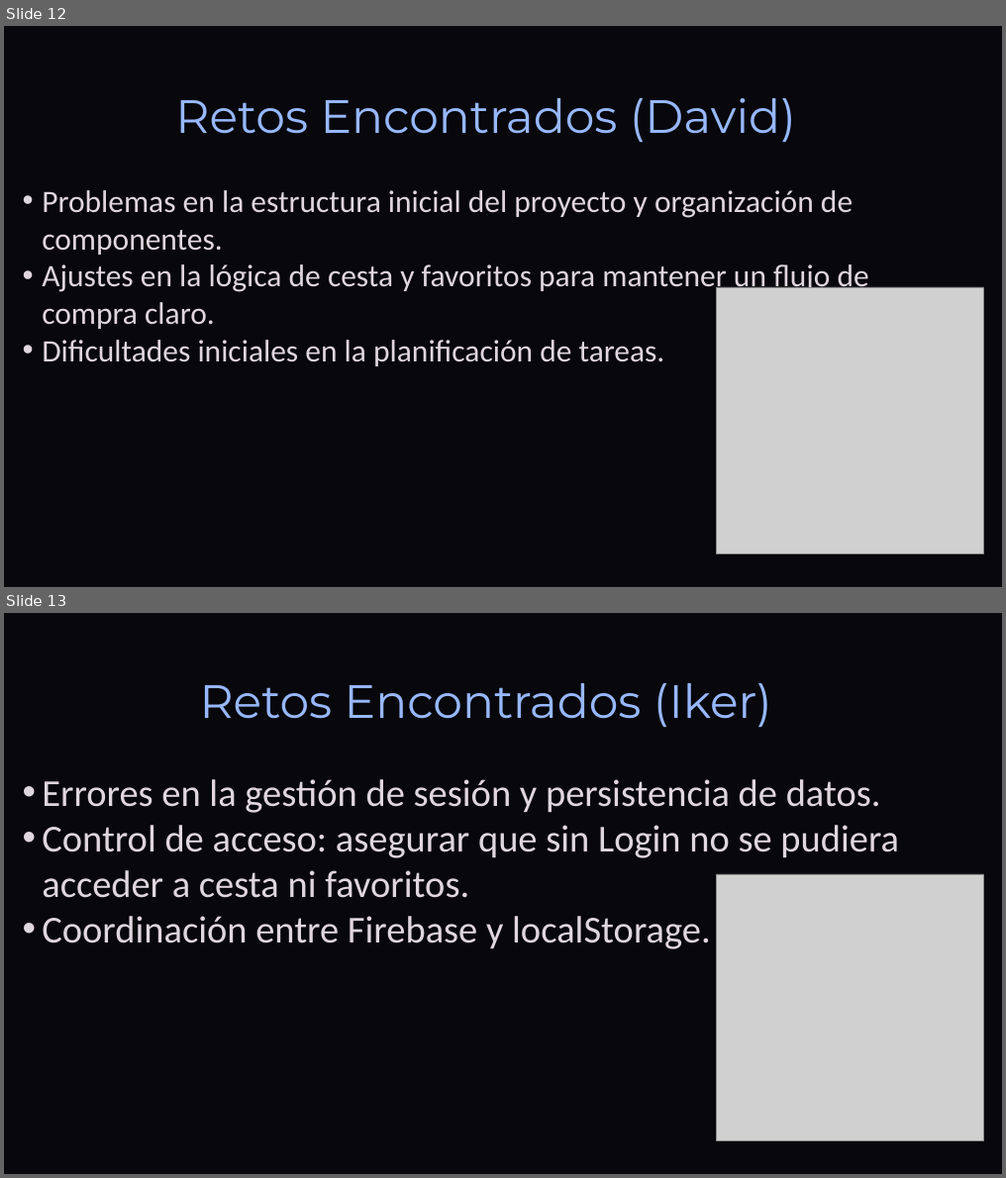
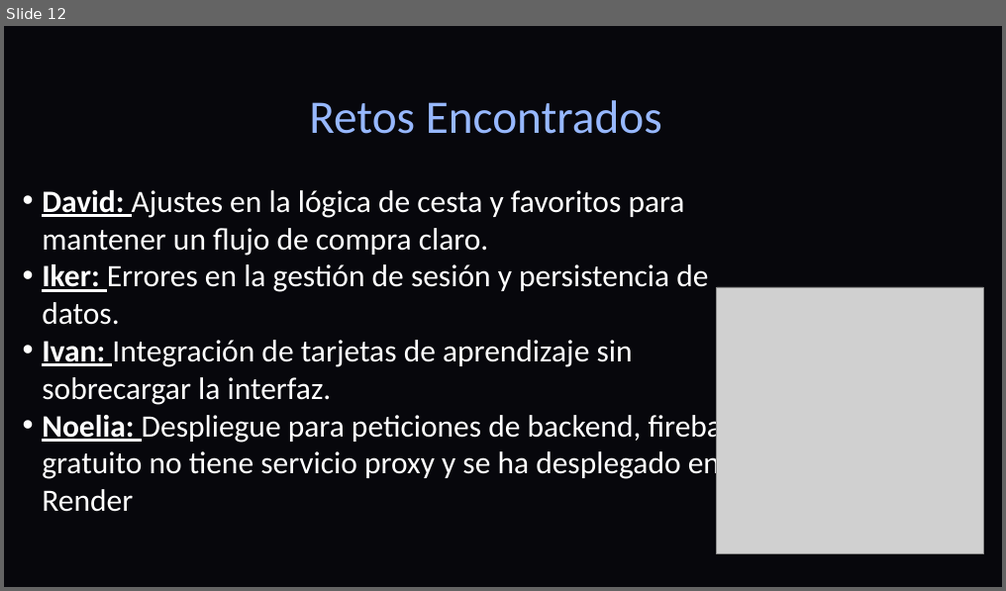
Before and after one commit to DavidCorredorMiguel/proyectogrupo2, a slide deck: Tech-and-Learn-Innovacion-y-Aprendizaje-en-E-commerce (1).pptx. Shown one above the other, each under a label of ours: slides 12 and 13 before the commit, slide 12 after it. The pictures are 1006x1178 and 1006x591 pixels, drawn with LibreOffice and Linux fonts; fonts in the diff are those of the drawing; grey boxes stand for pictures; background and template pictures are left out. Boxes give left, top, right and bottom in pixels: in the first picture for what was removed or moved away, otherwise in the second. Text is boxed around its words. In the diff, an @@ line names an element or a change of style, - is before the commit and + after.

```diff
--- a/Tech-and-Learn-Innovacion-y-Aprendizaje-en-E-commerce (1).pptx
+++ b/Tech-and-Learn-Innovacion-y-Aprendizaje-en-E-commerce (1).pptx
@@ slide 13 removed at bbox=[4, 613, 1002, 1174], background picture (left out); not listed: 1 template element that a slide beside it also shows @@
@@ text removed at bbox=[200, 683, 772, 728] @@
-Retos Encontrados (Iker)
@@ text removed at bbox=[42, 779, 899, 950] @@
-• Errores en la gestión de sesión y persistencia de datos.
-• Control de acceso: asegurar que sin Login no se pudiera acceder a cesta ni favoritos.
-• Coordinación entre Firebase y localStorage.
@@ picture removed at bbox=[716, 874, 983, 1142] @@
@@ slide 12 changed as well @@
@@ text at bbox=[309, 100, 662, 134]: text changed; font Montserrat to Calibri @@
-Retos Encontrados (David)
+Retos Encontrados
@@ text at bbox=[42, 190, 749, 512]: text changed; text colour #E0D6DE to #FFFFFF @@
-• Problemas en la estructura inicial del proyecto y organización de componentes.
-• Ajustes en la lógica de cesta y favoritos para mantener un flujo de compra claro.
-• Dificultades iniciales en la planificación de tareas.
+• David: Ajustes en la lógica de cesta y favoritos para mantener un flujo de compra claro.
+• Iker: Errores en la gestión de sesión y persistencia de datos.
+• Ivan: Integración de tarjetas de aprendizaje sin sobrecargar la interfaz.
+• Noelia: Despliegue para peticiones de backend, firebase gratuito no tiene servicio proxy y se ha desplegado en Render
```
Also in this commit, not shown: 12 other slides changed, 2 other slides removed, 2 other files.
